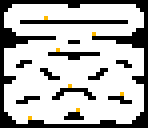
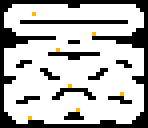
Revision of a layered 148px x 128px image; what changed, layer by layer:
painted on "crates" over [32, 12, 48, 20]
